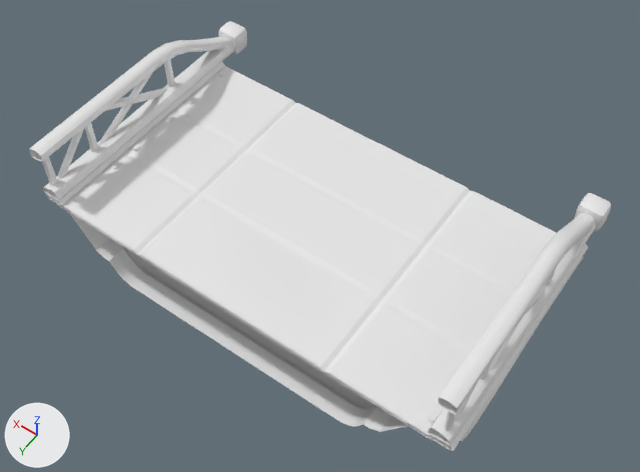
The FBX model Assets/3D_Assets/Enviro/Meshes/Tile_Sol_debut.fbx as it was, and as the next commit left it.
Before and after are seen from a 50 mm camera at (-3.95, 5.23, 8.15) aimed at (-0.15, -0.08, -0.2). The lights are fixed; the arrows at lower left show +X, +Y and +Z. Where no turn or scale is listed for an object, it has been applied to the vertices.
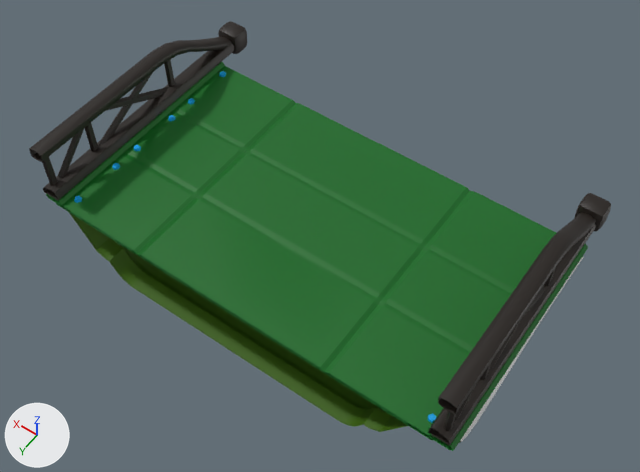
Where the newer file only moved an object's origin or applied its transform, the numbers keep the older frame.

Edits to the bpy script that builds the scene:
```text
Add mat_material_005:
    mat_material_005 = principled_material('Material.005')
    mat_material_005.base_color = (0.0134, 0.00852, 0.00554)  # black #1f1711
Add mat_material_003:
    mat_material_003 = principled_material('Material.003')
    mat_material_003.base_color = (0.0, 0.138, 0.0103)  # dark green #00681a
Add mat_material_011:
    mat_material_011 = principled_material('Material.011')
    mat_material_011.base_color = (0.0, 0.367, 0.8)  # cyan #00a3e7
Add mat_material_006:
    mat_material_006 = principled_material('Material.006')
    mat_material_006.base_color = (0.0512, 0.138, 0.00426)  # dark green #40680e
Change me_cube_015:
    where me_cube_015.from_pydata(...)  # 176 vertices, 157 faces; spans x -1.12..3.98, y -1.38..1.36, z -0.5..0.55
    add me_cube_015.materials.append(mat_material_006)  # dark green #40680e
Change me_beziercurve_001:
    where me_beziercurve_001.from_pydata(...)  # 176 vertices, 149 faces; spans x -2.83..2.77, y -1.51..1.52, z -0.03..0.08
    add me_beziercurve_001.materials.append(mat_material_003)  # dark green #00681a
Change me_cube_008:
    where me_cube_008.from_pydata(...)  # 336 vertices, 228 faces; spans x -5.45..0.11, y -1.87..1.62, z -0.34..0.46
    add me_cube_008.materials.append(mat_material_005)  # black #1f1711
Change me_cube_017:
    where me_cube_017.from_pydata(...)  # 112 vertices, 108 faces; spans x -5.5..0.16, y -0.15..0.15, z -0.17..0.17
    add me_cube_017.materials.append(mat_material_005)  # black #1f1711
Change me_cylinder_029:
    where me_cylinder_029.from_pydata(...)  # 144 vertices, 84 faces; spans x -2.33..2.68, y -0.05..2.75, z -0.04..0.01
    add me_cylinder_029.materials.append(mat_material_011)  # cyan #00a3e7
```

Changed parts and their boxes [x1, y1, x2, y2] in the pictures (640 x 472 px):
'BezierCurve.001', recoloured (white to green)
    both: [46, 62, 588, 451]
'Cube.002', recoloured (white to black)
    both: [29, 37, 596, 446]
'Cube', recoloured (grey to green)
    both: [68, 210, 410, 432]
'Cube.001', recoloured (white to black)
    both: [218, 21, 611, 231]
'Cylinder.010', recoloured
    both: [74, 71, 437, 423]
